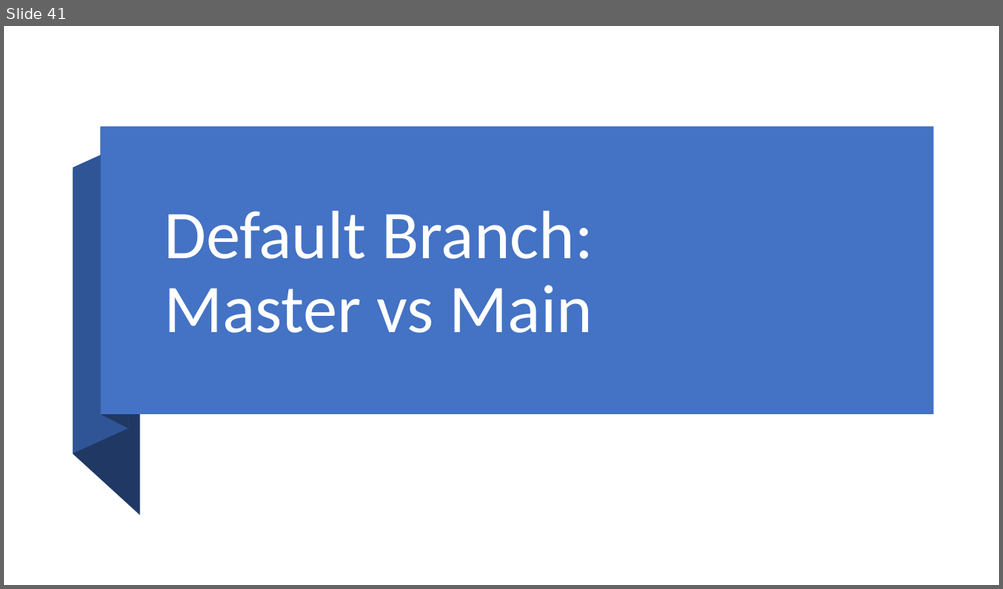
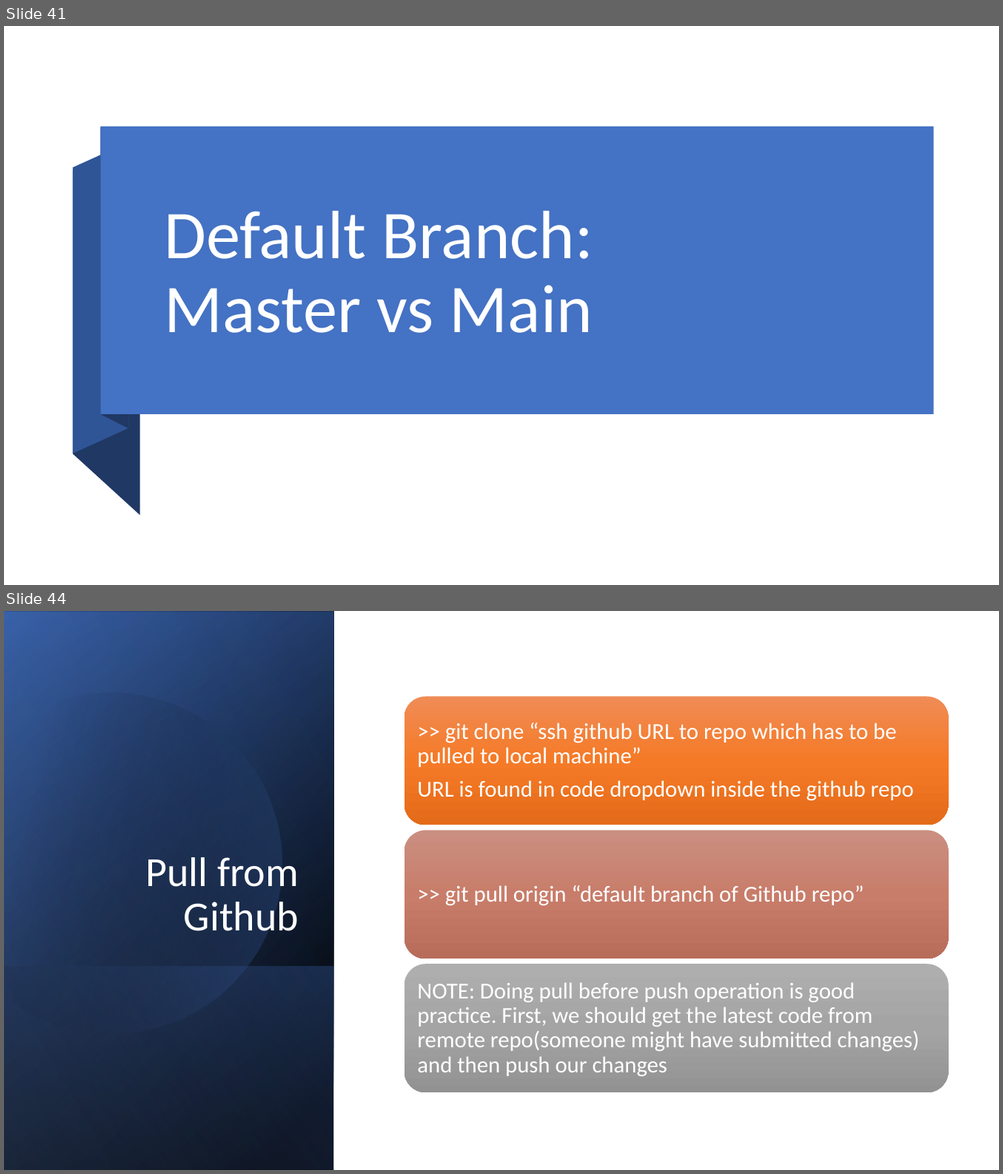
Before and after one commit to SalmanAli-W/GIT-PPT, a slide deck: GIT.pptx. Shown one above the other, each under a label of ours: slide 41 before the commit, slides 41 and 44 after it; the slides between them are not shown. The pictures are 1003x589 and 1003x1174 pixels, drawn with LibreOffice and Linux fonts; fonts in the diff are those of the drawing. Boxes give left, top, right and bottom in pixels: in the first picture for what was removed or moved away, otherwise in the second. Text is boxed around its words. In the diff, an @@ line names an element or a change of style, - is before the commit and + after.

Commit message:
Added remote access contents

```diff
--- a/GIT.pptx
+++ b/GIT.pptx
@@ slide 44 added at (4, 611, 999, 1170), background #FFFFFF @@
@@ rectangle added at (4, 611, 334, 1170), fill gradient #000000 to #2F5597 @@
@@ rectangle added at (4, 612, 334, 1170), fill gradient #000000 to #4472C4 @@
@@ rectangle added at (4, 611, 334, 1170), fill gradient #000000 to #8FAADC @@
@@ freeform shape added at (4, 652, 323, 1068), fill gradient #000000 to #4472C4 @@
@@ title added at (146, 857, 299, 931), 40 pt, text #FFFFFF @@
+Pull from Github
@@ rectangle added at (4, 966, 334, 1170), fill gradient #4472C4 to #000000 @@
@@ group added at (404, 697, 948, 1093): 3 rounded rectangles, 3 texts @@
+>> git clone “ssh github URL to repo which has to be pulled to local machine”
+URL is found in code dropdown inside the github repo
+>> git pull origin “default branch of Github repo”
+NOTE: Doing pull before push operation is good practice. First, we should get the latest code from remote repo(someone might have submitted changes) and then push our changes
```
Also in this commit, not shown: 1 slide changed, 3 other slides added.
